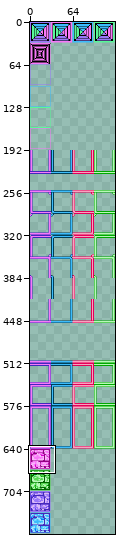
Edited in one commit: sprite sheet (graphics/sprite-sheet-tiles.png). The first picture is a wide view before the edit; the outline marks the close-up.
Close-up. Before the edit:
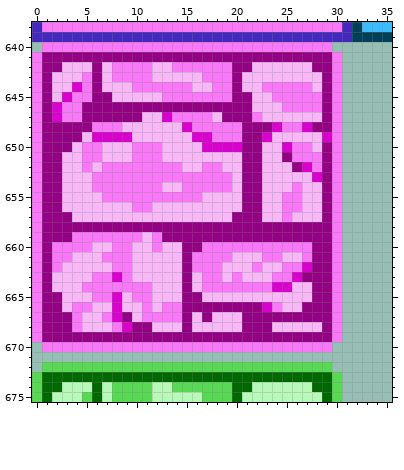
The file is 128x768 pixels. Shown: x 0..35, y 638..675.
The result:
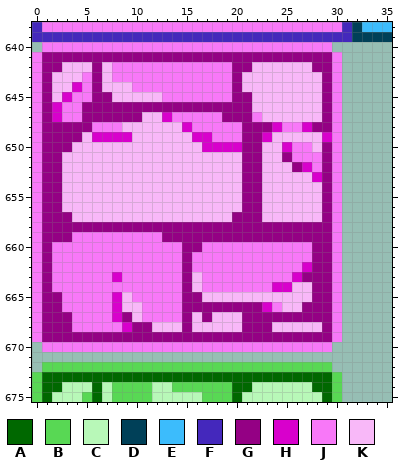
Palette (. is transparent): A #006800  B #58d854  C #b8f8b8  D #004058  E #3cbcfc  F #4428bc  G #940084  H #d800cc  J #f878f8  K #f8b8f8
Commit message: Update tile sheets and changed arena puzzle
The edit:
Changed rows in their new state; - is an unchanged pixel.
first column x 2:
642 ----------JJ---------------
643 ----------JJJJJ------------
644 --------------JJ-----KKKKK-
645 ----------------------KKKKK
646 -----------------------KKKK
647 ----------------J----------
650 ---KK---KKK----------------
651 ---KK---KKK----------------
652 ---K-KKKKKKKK--KK----------
653 ----KKKKKKKKKKKKKK---------
654 ----KKKKKKK--KKKKK------K--
655 -----KKKKKKKKKK--------KK--
656 --------KK-------------KK--
657 -----------------------K---
659 ---------J-----------------
660 ----JJ--JJ-JJ--------------
661 --JJJ---JJJJJ-----JJJ--JJ--
662 -JJJJJ--JJJJJ----JJJ-JJ----
663 JJJJ----JJJJJ----J-JJJ-----
664 JJJ-------JJJ--------------
665 -JJJ------JJJ--------------
666 -J--JJ----J----------------
667 ---JJ----------------------
668 ---JJJ---------------------
